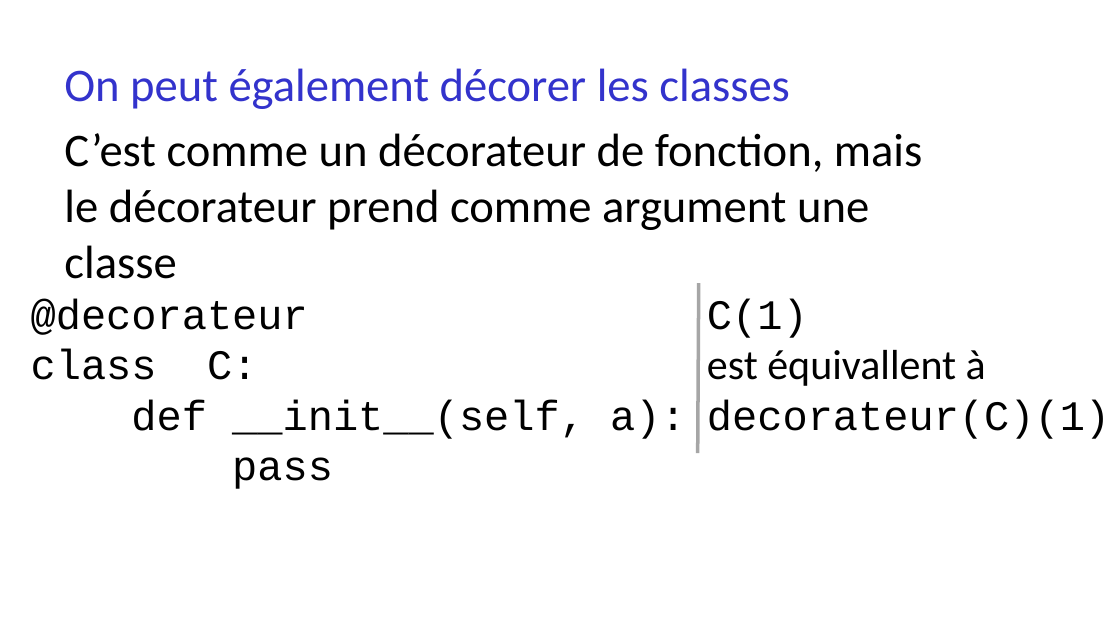
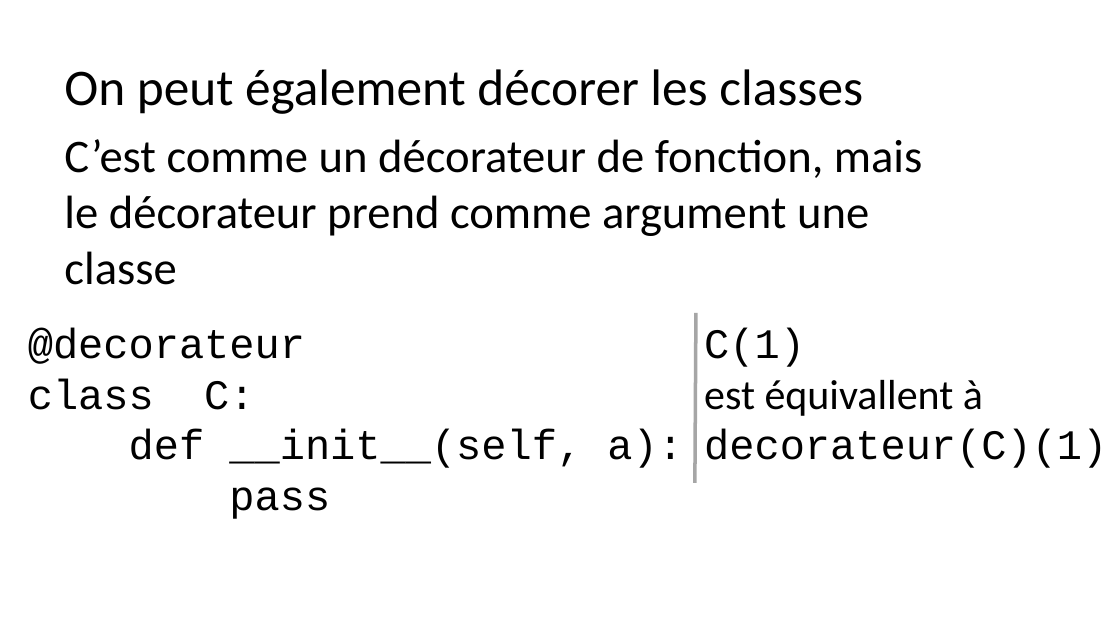
Before and after one commit to parmentelat/flotpython-archive, a slide deck: slide 6 of semaine7/CO12AL-W7-VIDEO02-SLIDE01.pptx. Drawn at 1120x630 pixels with LibreOffice and Linux fonts; fonts in the diff are those of the drawing. Boxes give left, top, right and bottom in pixels: in the first picture for what was removed or moved away, otherwise in the second. Text is boxed around its words. In the diff, an @@ line names an element or a change of style, - is before the commit and + after.

```diff
--- a/semaine7/CO12AL-W7-VIDEO02-SLIDE01.pptx
+++ b/semaine7/CO12AL-W7-VIDEO02-SLIDE01.pptx
@@ text at (64,69,863,114): size 40 to 44 pt, text colour #3333CC to #000000 in "On peut également décorer les classes" @@
@@ text "@decorateur": place and size @@
-text "@decorateur" at (31,298,686,489)
+text "@decorateur" at (28,328,683,519)
@@ line moved from (699, 283) - (698, 454) to (697, 313) - (695, 483) @@
@@ text "C(1)": place and size @@
-text "C(1)" at (707,298,1110,439)
+text "C(1)" at (704,328,1107,468)
```
Also in this commit, not shown: 2 other slides changed.
